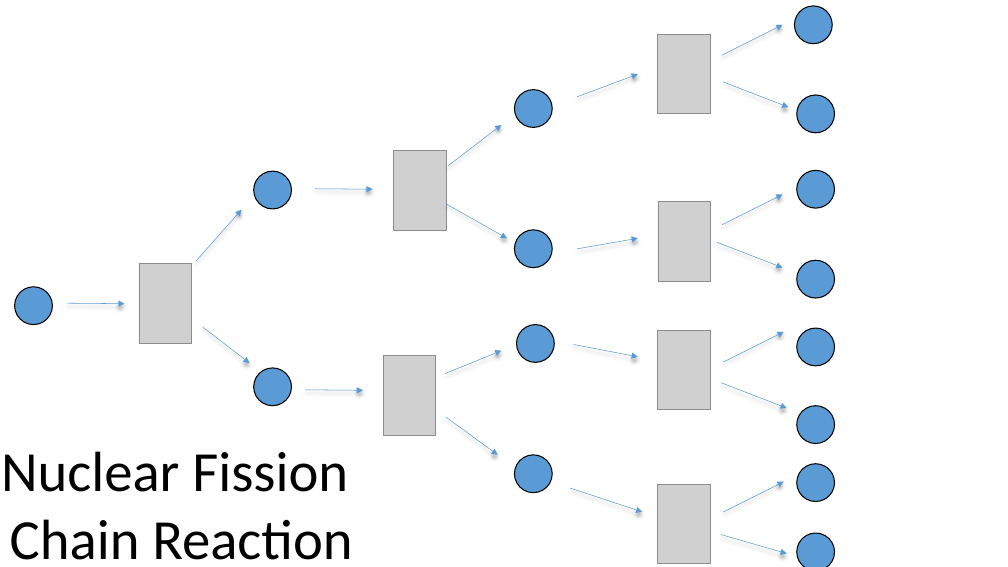
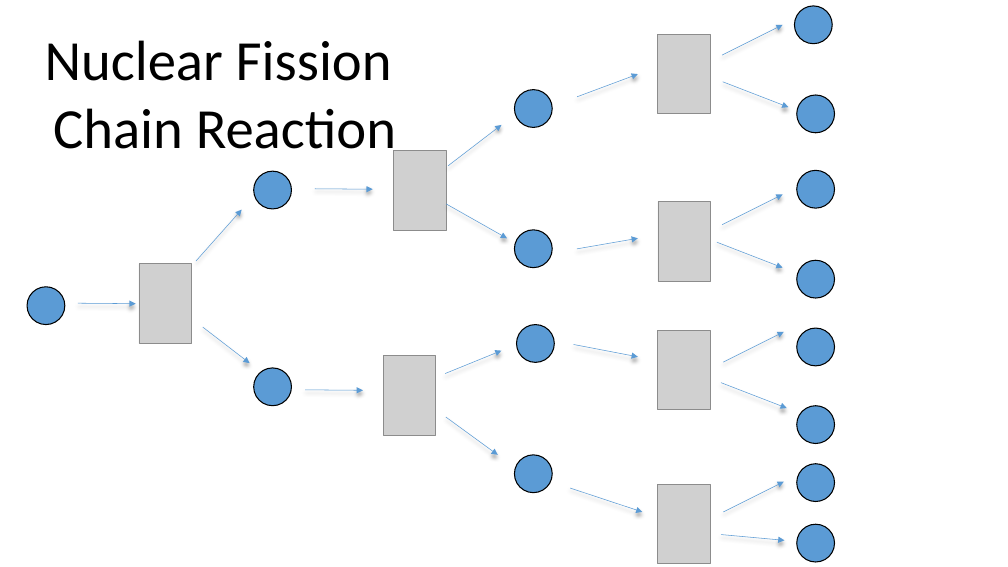
Before and after one commit to infocelab/embedded-projects, a slide deck: slide 3 of Documents/projects for schools.pptx. Drawn at 1008x567 pixels with LibreOffice and Linux fonts; fonts in the diff are those of the drawing; grey boxes stand for pictures. Boxes give left, top, right and bottom in pixels: in the first picture for what was removed or moved away, otherwise in the second. Text is boxed around its words. In the diff, an @@ line names an element or a change of style, - is before the commit and + after.

Commit message:
ok

```diff
--- a/Documents/projects for schools.pptx
+++ b/Documents/projects for schools.pptx
@@ text "Nuclear Fission" rewrapped from box(1, 451, 352, 560) to box(45, 40, 396, 162) @@
@@ ellipse: place and size @@
-ellipse at box(14, 287, 52, 324)
+ellipse at box(27, 287, 65, 324)
@@ arrow moved from (67, 303) - (125, 304) to (78, 303) - (136, 304) @@
@@ arrow moved from (721, 535) - (787, 554) to (721, 535) - (785, 541) @@
@@ ellipse: place and size @@
-ellipse at box(797, 533, 835, 567)
+ellipse at box(797, 524, 835, 562)
```
